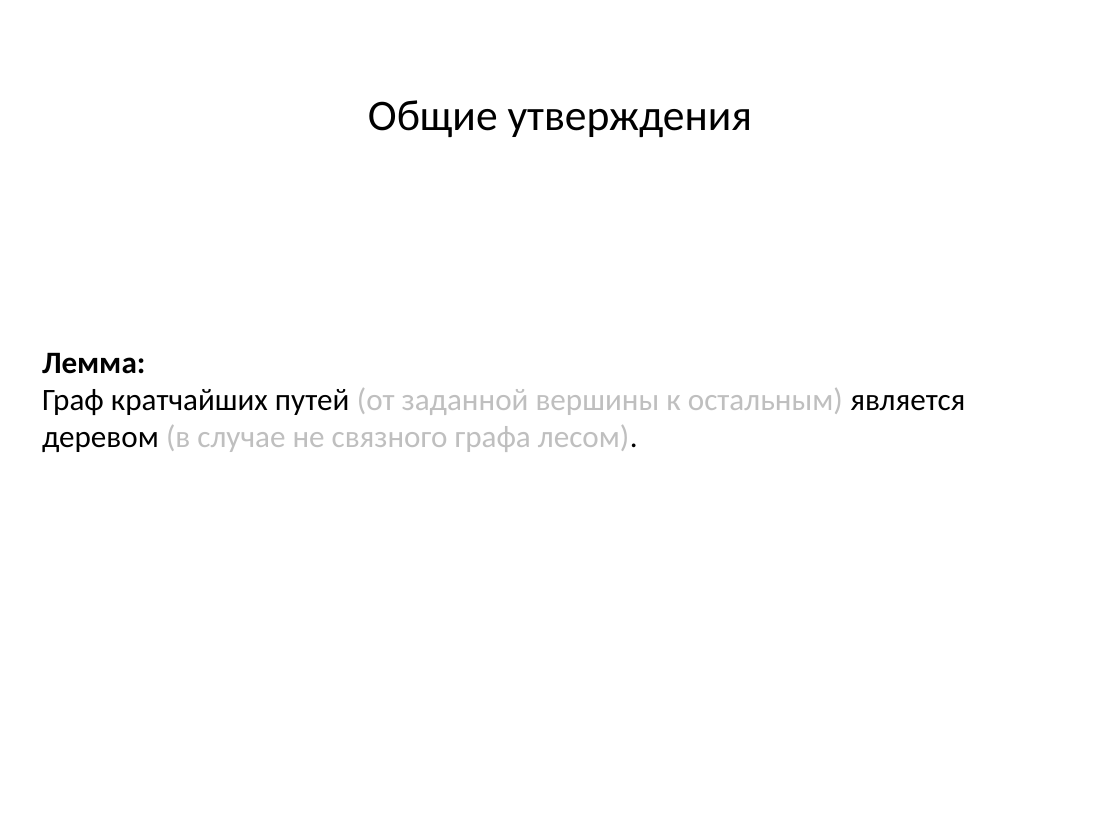
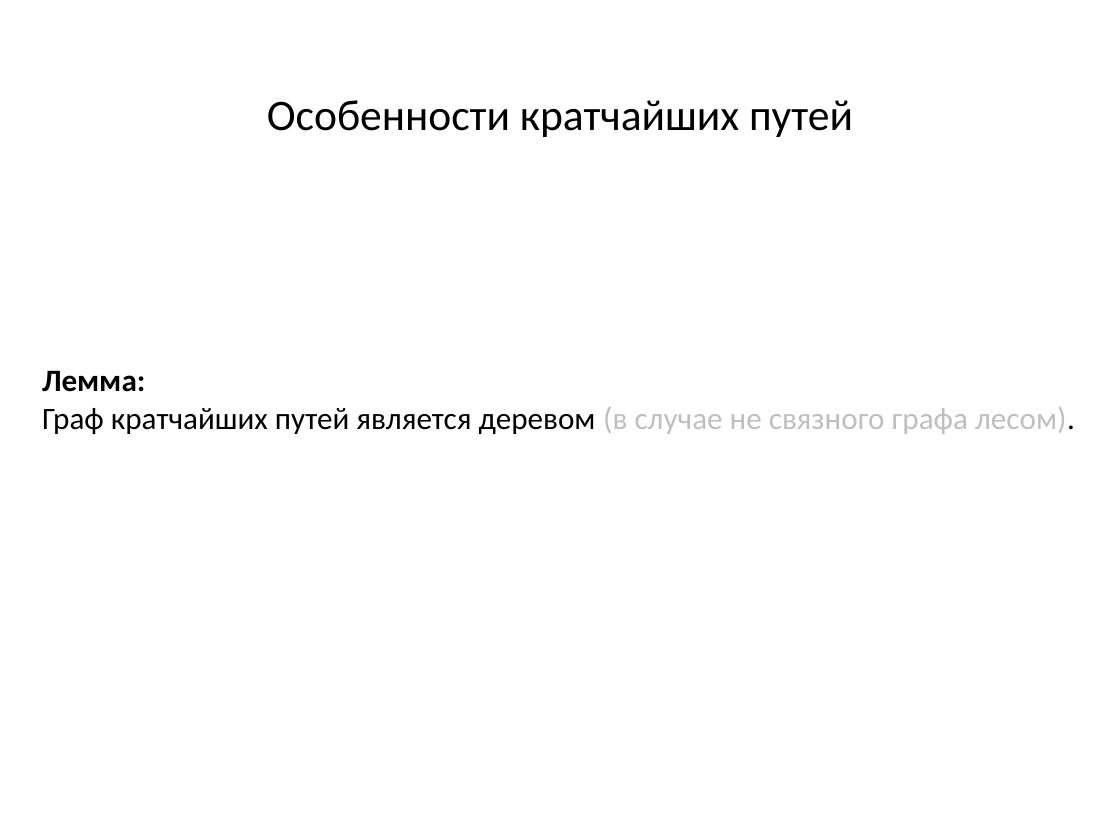
Before and after one commit to SteinbergOB/ANG, a slide deck: slide 9 of Презентации/Лекция 3.pptx (slide 5 before the commit). Drawn at 1120x840 pixels with LibreOffice and Linux fonts; fonts in the diff are those of the drawing. Boxes give left, top, right and bottom in pixels: in the first picture for what was removed or moved away, otherwise in the second. Text is boxed around its words. In the diff, an @@ line names an element or a change of style, - is before the commit and + after.

```diff
--- a/Презентации/Лекция 3.pptx
+++ b/Презентации/Лекция 3.pptx
@@ text at (267,100,853,137): text changed @@
-Общие утверждения
+Особенности кратчайших путей
@@ text at (42,407,1075,434): text changed; text colour #BFBFBF to #000000 @@
-Граф кратчайших путей (от заданной вершины к остальным) является деревом (в случае не связного графа лесом).
+Граф кратчайших путей является деревом (в случае не связного графа лесом).
```
Also in this commit, not shown: 21 other slides changed, 26 slides added, 2 other files.
